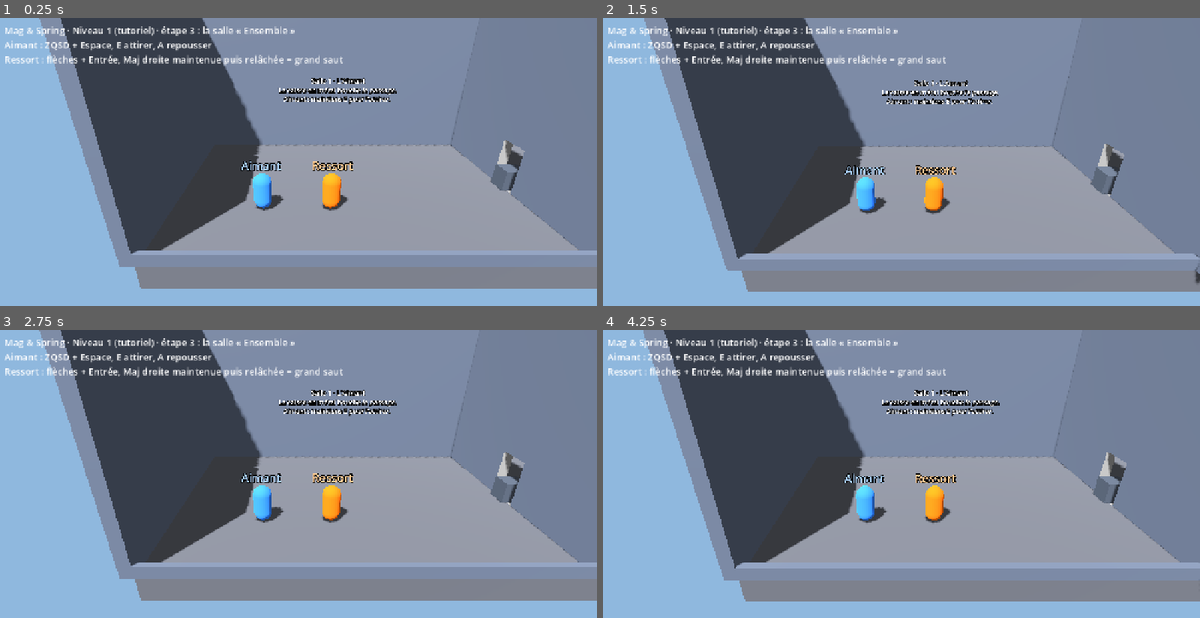
Above: before the commit, frames 1-4 (two rows, left to right).
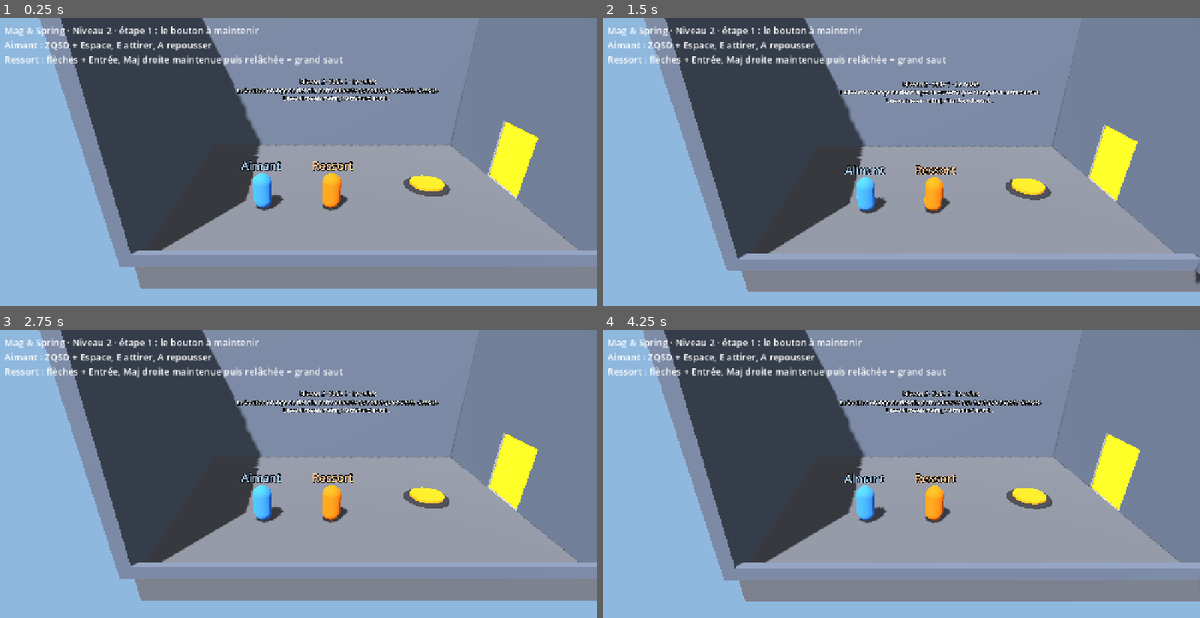
Above: after the commit, the same moments.

Repository: Aphyo/MagSpring
Game: Godot game, scene res://scenes/main.tscn
Two runs of this game, one before a commit and one after it. Both use one fixed random seed, a clock stepped at 60 frames per second and the inputs below.
Inputs:
- Up to frame 1 (0.25 s): no input
- Up to frame 2 (1.5 s): tap Enter at 0.5 s
- Up to frame 3 (2.75 s): no input
- Up to frame 4 (4.25 s): tap Space at 2.75 s

The runs differ from the first frame. In frame 1, 3.2% of the frame differs, in the area x 17-91%, y 2-63%; in frame 2, 3.0%; in frame 3, 3.2%; in frame 4, 3.2%.

Commit message:
Niveau 2, étape 1 : bouton à maintenir et salle « Le relais »
Le bouton lourd peut être « maintenu » : il remonte quand plus rien de lourd n'est
dessus et envoie « relache », branché sur la nouvelle fonction fermer() de la porte.
Les caisses en métal comptent maintenant comme lourdes.
main.gd charge le niveau choisi dans l'Inspecteur (niveau 2 par défaut).

Co-Authored-By: Claude Opus 5.5 <noreply@anthropic.com>
Claude-Session: https://claude.ai/code/session_01HXSnhPvu5eQkQv46XWRZmo

Diff:
--- /dev/null
+++ b/scenes/levels/niveau_2.tscn
@@ -0,0 +1,103 @@
+[gd_scene load_steps=10 format=3]
+
+[ext_resource type="Material" path="res://assets/materials/sol.tres" id="1_sol"]
+[ext_resource type="Material" path="res://assets/materials/mur.tres" id="2_mur"]
+[ext_resource type="PackedScene" path="res://scenes/objects/metal_crate.tscn" id="3_caisse"]
+[ext_resource type="Material" path="res://assets/materials/marche.tres" id="4_vert"]
+[ext_resource type="PackedScene" path="res://scenes/objects/heavy_button.tscn" id="5_bouton"]
+[ext_resource type="PackedScene" path="res://scenes/objects/door.tscn" id="6_porte"]
+
+[sub_resource type="Environment" id="Environment_niveau2"]
+background_mode = 1
+background_color = Color(0.56, 0.72, 0.87, 1)
+ambient_light_source = 2
+ambient_light_color = Color(1, 1, 1, 1)
+ambient_light_energy = 0.25
+tonemap_mode = 2
+
+[sub_resource type="BoxShape3D" id="BoxShape3D_vitre"]
+size = Vector3(33, 12, 0.3)
+
+[node name="Niveau2" type="Node3D"]
+
+[node name="Environnement" type="WorldEnvironment" parent="."]
+environment = SubResource("Environment_niveau2")
+
+[node name="Soleil" type="DirectionalLight3D" parent="."]
+transform = Transform3D(0.81915206, 0.46984634, -0.32898995, 0, 0.57357645, 0.81915206, 0.57357645, -0.6710101, 0.46984634, 0, 0, 0)
+light_energy = 0.7
+shadow_enabled = true
+
+[node name="Decor" type="CSGCombiner3D" parent="."]
+use_collision = true
+
+[node name="Sol" type="CSGBox3D" parent="Decor"]
+transform = Transform3D(1, 0, 0, 0, 1, 0, 0, 0, 1, -8, -0.5, 0)
+size = Vector3(32, 1, 12)
+material = ExtResource("1_sol")
+
+[node name="MurFond" type="CSGBox3D" parent="Decor"]
+transform = Transform3D(1, 0, 0, 0, 1, 0, 0, 0, 1, -8, 4, -6.25)
+size = Vector3(33, 8, 0.5)
+material = ExtResource("2_mur")
+
+[node name="MurGauche" type="CSGBox3D" parent="Decor"]
+transform = Transform3D(1, 0, 0, 0, 1, 0, 0, 0, 1, -24.25, 4, -0.25)
+size = Vector3(0.5, 8, 12.5)
+material = ExtResource("2_mur")
+
+[node name="MurDroit" type="CSGBox3D" parent="Decor"]
+transform = Transform3D(1, 0, 0, 0, 1, 0, 0, 0, 1, 8.25, 4, -0.25)
+size = Vector3(0.5, 8, 12.5)
+material = ExtResource("2_mur")
+
+[node name="Rebord" type="CSGBox3D" parent="Decor"]
+transform = Transform3D(1, 0, 0, 0, 1, 0, 0, 0, 1, -8, 0.25, 5.85)
+size = Vector3(32, 0.5, 0.3)
+material = ExtResource("2_mur")
+
+[node name="MurSalle1Salle2" type="CSGBox3D" parent="Decor"]
+transform = Transform3D(1, 0, 0, 0, 1, 0, 0, 0, 1, -8, 4, 0.25)
+size = Vector3(0.5, 8, 12.5)
+material = ExtResource("2_mur")
+
+[node name="Passage1" type="CSGBox3D" parent="Decor"]
+transform = Transform3D(1, 0, 0, 0, 1, 0, 0, 0, 1, -8, 1.5, 0)
+operation = 2
+size = Vector3(1, 3, 2.6)
+
+[node name="BordureSas" type="CSGBox3D" parent="Decor"]
+transform = Transform3D(1, 0, 0, 0, 1, 0, 0, 0, 1, -5, 0.25, 0)
+size = Vector3(0.5, 0.5, 12)
+material = ExtResource("4_vert")
+
+[node name="VitreAvant" type="StaticBody3D" parent="."]
+
+[node name="Forme" type="CollisionShape3D" parent="VitreAvant"]
+transform = Transform3D(1, 0, 0, 0, 1, 0, 0, 0, 1, -8, 6, 6.15)
+shape = SubResource("BoxShape3D_vitre")
+
+[node name="Salle1" type="Node3D" parent="."]
+
+[node name="Panneau" type="Label3D" parent="Salle1"]
+transform = Transform3D(1, 0, 0, 0, 1, 0, 0, 0, 1, -16, 3.6, -5.95)
+pixel_size = 0.01
+text = "Niveau 2 · Salle 1 · Le relais
+Le bouton orange ne tient la porte ouverte que tant qu'on reste dessus.
+Une caisse en métal, c'est lourd aussi…"
+font_size = 36
+outline_size = 12
+
+[node name="BoutonMaintenu" parent="Salle1" instance=ExtResource("5_bouton")]
+transform = Transform3D(1, 0, 0, 0, 1, 0, 0, 0, 1, -12, 0, 0)
+maintenu = true
+
+[node name="Porte" parent="Salle1" instance=ExtResource("6_porte")]
+transform = Transform3D(0, 0, -1, 0, 1, 0, 1, 0, 0, -8, 0, 0)
+hauteur_ouverture = -3.0
+
+[node name="CaisseRelais" parent="Salle1" instance=ExtResource("3_caisse")]
+transform = Transform3D(1, 0, 0, 0, 1, 0, 0, 0, 1, -6.5, 0.5, 0)
+
+[connection signal="active" from="Salle1/BoutonMaintenu" to="Salle1/Porte" method="ouvrir"]
+[connection signal="relache" from="Salle1/BoutonMaintenu" to="Salle1/Porte" method="fermer"]
--- a/scenes/main.tscn
+++ b/scenes/main.tscn
@@ -1,7 +1,7 @@
 [gd_scene load_steps=8 format=3]
 
 [ext_resource type="Script" path="res://scripts/main.gd" id="1_main"]
-[ext_resource type="PackedScene" path="res://scenes/levels/niveau_1.tscn" id="2_niveau"]
+[ext_resource type="PackedScene" path="res://scenes/levels/niveau_2.tscn" id="2_niveau"]
 [ext_resource type="PackedScene" path="res://scenes/players/player.tscn" id="3_player"]
 [ext_resource type="Script" path="res://scripts/camera_duo.gd" id="4_camera"]
 [ext_resource type="Script" path="res://scripts/players/magnet_power.gd" id="5_aimant"]
@@ -18,8 +18,7 @@
 
 [node name="Main" type="Node3D"]
 script = ExtResource("1_main")
-
-[node name="Niveau1" parent="." instance=ExtResource("2_niveau")]
+niveau = ExtResource("2_niveau")
 
 [node name="Aimant" parent="." instance=ExtResource("3_player")]
 transform = Transform3D(1, 0, 0, 0, 1, 0, 0, 0, 1, -20, 0, 2)
@@ -57,6 +56,6 @@
 offset_right = 816.0
 offset_bottom = 100.0
 theme_override_font_sizes/font_size = 20
-text = "Mag & Spring · Niveau 1 (tutoriel) · étape 3 : la salle « Ensemble »
+text = "Mag & Spring · Niveau 2 · étape 1 : le bouton à maintenir
 Aimant : ZQSD + Espace, E attirer, A repousser
 Ressort : flèches + Entrée, Maj droite maintenue puis relâchée = grand saut"
--- a/scripts/main.gd
+++ b/scripts/main.gd
@@ -1,11 +1,16 @@
 extends Node3D
 ## Scène de départ du jeu.
-## Elle charge le niveau 1, le tutoriel (scenes/levels/niveau_1.tscn).
-## Elle place aussi les deux joueurs, l'Aimant (joueur 1) et le Ressort (joueur 2),
-## au début de la première salle, ainsi que la caméra commune.
-## L'ancienne salle de test reste dans scenes/levels/test_room.tscn.
+## Elle charge le niveau choisi, et contient les deux joueurs, l'Aimant (joueur 1)
+## et le Ressort (joueur 2), ainsi que la caméra commune.
+## Tous les niveaux commencent au même endroit : les joueurs n'ont pas à bouger.
+
+## Le niveau à jouer. Pour en changer : clique sur « Main » dans l'arbre de la
+## scène, puis dans l'Inspecteur, choisis un autre fichier de scenes/levels/.
+@export var niveau: PackedScene
 
 
 func _ready() -> void:
+	# « instantiate » fabrique le niveau à partir de son fichier, puis on l'ajoute.
+	add_child(niveau.instantiate())
 	# Ce message s'affiche dans le panneau « Output » en bas de l'éditeur.
-	print("Mag & Spring : le niveau 1 et les joueurs sont chargés.")
+	print("Mag & Spring : le niveau et les joueurs sont chargés.")
--- a/scripts/objects/door.gd
+++ b/scripts/objects/door.gd
@@ -1,21 +1,46 @@
 extends AnimatableBody3D
-## Une porte qui coulisse vers le haut quand on appelle ouvrir().
+## Une porte qui coulisse quand on appelle ouvrir(), et revient avec fermer().
 ## AnimatableBody3D est un corps solide qu'on peut déplacer par le code :
 ## il bloque les joueurs tant qu'il est fermé, puis les laisse passer.
 
-## De combien la porte monte en s'ouvrant, en mètres.
+## De combien la porte bouge en s'ouvrant, en mètres.
+## Positif : elle monte dans le mur. Négatif : elle descend sous le sol
+## (utile quand le mur au-dessus est trop bas pour la cacher).
 @export var hauteur_ouverture: float = 2.9
 ## Durée de l'ouverture, en secondes.
 @export var duree: float = 1.0
 
 var ouverte := false
 
+# Hauteur de la porte fermée, retenue au démarrage.
+var _y_fermee: float
+# Le mouvement en cours, pour pouvoir l'interrompre si on change d'avis.
+var _tween: Tween
+
+
+func _ready() -> void:
+	_y_fermee = position.y
+
 
 func ouvrir() -> void:
 	if ouverte:
 		return
 	ouverte = true
+	_glisser_vers(_y_fermee + hauteur_ouverture)
+
+
+func fermer() -> void:
+	if not ouverte:
+		return
+	ouverte = false
+	_glisser_vers(_y_fermee)
+
+
+func _glisser_vers(y_cible: float) -> void:
+	# Si la porte bougeait déjà dans l'autre sens, on arrête ce mouvement.
+	if _tween:
+		_tween.kill()
 	# Un « tween » fait glisser une valeur d'un point à un autre, en douceur.
-	var tween := create_tween()
-	tween.tween_property(self, "position:y", position.y + hauteur_ouverture, duree) \
+	_tween = create_tween()
+	_tween.tween_property(self, "position:y", y_cible, duree) \
 		.set_trans(Tween.TRANS_SINE).set_ease(Tween.EASE_IN_OUT)
--- a/scripts/objects/heavy_button.gd
+++ b/scripts/objects/heavy_button.gd
@@ -1,34 +1,72 @@
 extends Node3D
-## Un bouton lourd posé au sol. Seul un joueur du groupe « lourd » (le Ressort)
-## peut l'enfoncer : l'Aimant est trop léger, il peut marcher dessus sans effet.
-## Une fois enfoncé, le bouton reste enfoncé et envoie le signal « active ».
-## Dans main.tscn, ce signal est branché sur la fonction ouvrir() de la porte
+## Un bouton lourd posé au sol. Seul un corps du groupe « lourd » peut l'enfoncer :
+## le Ressort, ou une caisse en métal. L'Aimant est trop léger, il peut marcher
+## dessus sans effet.
+## Quand il s'enfonce, le bouton envoie le signal « active » ; dans les scènes de
+## niveau, ce signal est branché sur la fonction ouvrir() d'une porte
 ## (onglet « Nœud » > Signaux, dans l'éditeur).
+##
+## Deux sortes de boutons :
+## - normal : une fois enfoncé, il reste enfoncé pour toujours ;
+## - maintenu : il remonte dès que plus rien de lourd n'est dessus, et envoie
+##   alors le signal « relache » (branché sur fermer() de la porte).
 
 signal active
+signal relache
+
+## Coché : le bouton ne reste enfoncé que tant qu'on reste dessus.
+@export var maintenu: bool = false
 
 const COULEUR_ENFONCE := Color(0.2, 0.8, 0.35)
+## Un bouton maintenu est orange au repos, pour le reconnaître d'un coup d'œil.
+const COULEUR_MAINTENU := Color(0.95, 0.55, 0.1)
 
-@onready var zone: Area3D = $Zone
 @onready var dessus: MeshInstance3D = $Dessus
 
 var enfonce := false
+var _materiau := StandardMaterial3D.new()
+var _couleur_repos: Color
+
+
+func _ready() -> void:
+	# On lit la couleur d'origine (rouge) avant de poser notre propre matériau.
+	if maintenu:
+		_couleur_repos = COULEUR_MAINTENU
+	else:
+		_couleur_repos = dessus.get_active_material(0).albedo_color
+	_materiau.albedo_color = _couleur_repos
+	dessus.material_override = _materiau
 
 
 func _physics_process(_delta: float) -> void:
-	if enfonce:
+	# Un bouton normal déjà enfoncé n'a plus rien à faire.
+	if enfonce and not maintenu:
 		return
-	for corps in zone.get_overlapping_bodies():
+
+	var charge := _quelque_chose_de_lourd_dessus()
+	if charge and not enfonce:
+		_enfoncer()
+	elif not charge and enfonce:
+		_relacher()
+
+
+func _quelque_chose_de_lourd_dessus() -> bool:
+	for corps in $Zone.get_overlapping_bodies():
 		if corps.is_in_group("lourd"):
-			_enfoncer()
-			return
+			return true
+	return false
 
 
 func _enfoncer() -> void:
 	enfonce = true
 	# Le dessus du bouton descend et passe au vert.
 	dessus.position.y -= 0.12
-	var materiau := StandardMaterial3D.new()
-	materiau.albedo_color = COULEUR_ENFONCE
-	dessus.material_override = materiau
+	_materiau.albedo_color = COULEUR_ENFONCE
 	active.emit()
+
+
+func _relacher() -> void:
+	enfonce = false
+	dessus.position.y += 0.12
+	_materiau.albedo_color = _couleur_repos
+	relache.emit()
--- a/scripts/objects/metal_crate.gd
+++ b/scripts/objects/metal_crate.gd
@@ -2,6 +2,7 @@
 ## Une caisse en métal : la physique de Godot la fait tomber, glisser et rebondir.
 ## Elle est dans le groupe « metal » : c'est ce groupe que l'Aimant cherche
 ## autour de lui. Le Ressort, lui, ne sait rien faire avec le métal.
+## Elle est aussi dans le groupe « lourd » : posée sur un bouton lourd, elle l'enfonce.
 
 # Point de départ, pour y revenir si la caisse tombe hors du niveau.
 var _depart: Transform3D
@@ -9,6 +10,7 @@
 
 func _ready() -> void:
 	add_to_group("metal")
+	add_to_group("lourd")
 	_depart = global_transform
 
 
